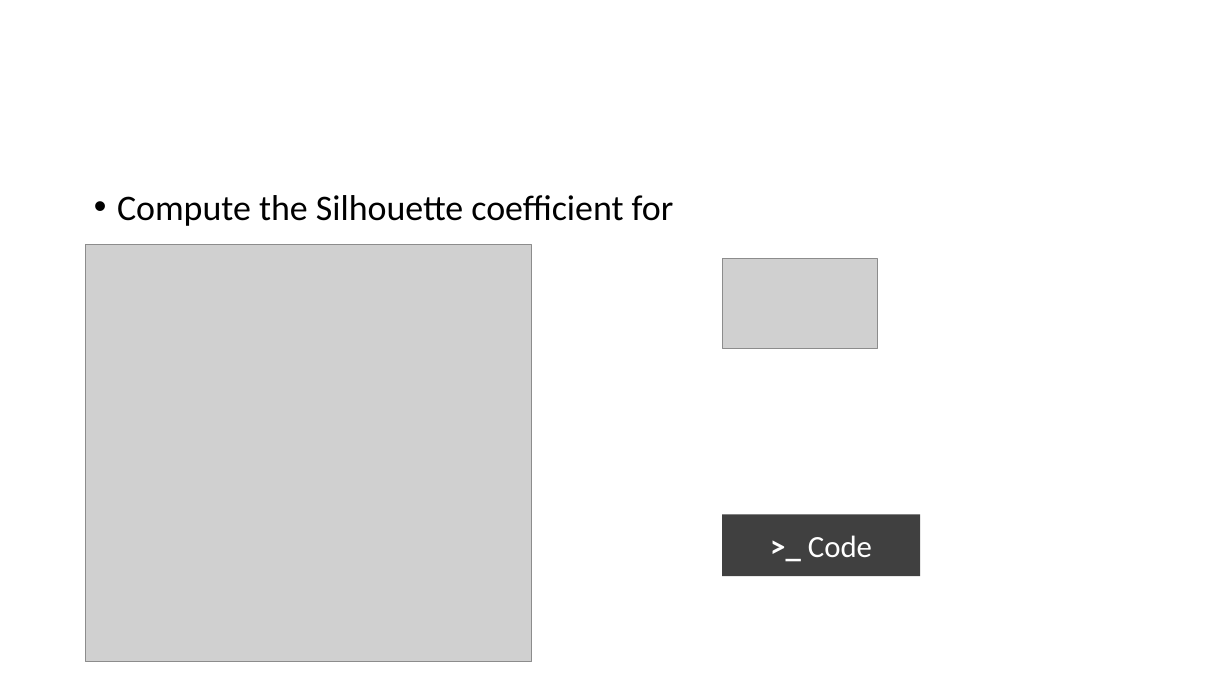
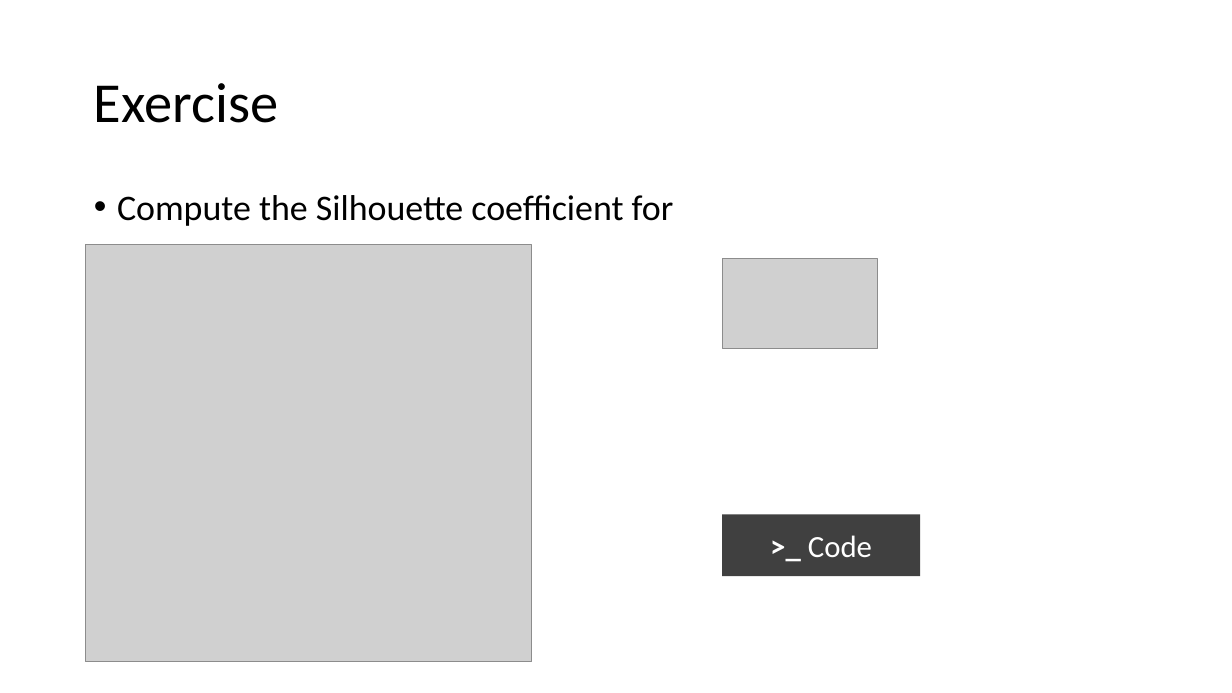
Before and after one commit to mathphysmx/teaching-ml, a slide deck: slide 35 of slides/04_ML_K-Means.pptx. Drawn at 1232x693 pixels with LibreOffice and Linux fonts; fonts in the diff are those of the drawing; grey boxes stand for pictures. Boxes give left, top, right and bottom in pixels: in the first picture for what was removed or moved away, otherwise in the second. Text is boxed around its words. In the diff, an @@ line names an element or a change of style, - is before the commit and + after.

```diff
--- a/slides/04_ML_K-Means.pptx
+++ b/slides/04_ML_K-Means.pptx
@@ title added at box(94, 83, 278, 123), 44 pt, text #000000 @@
+Exercise
```
Also in this commit, not shown: 12 other files.
